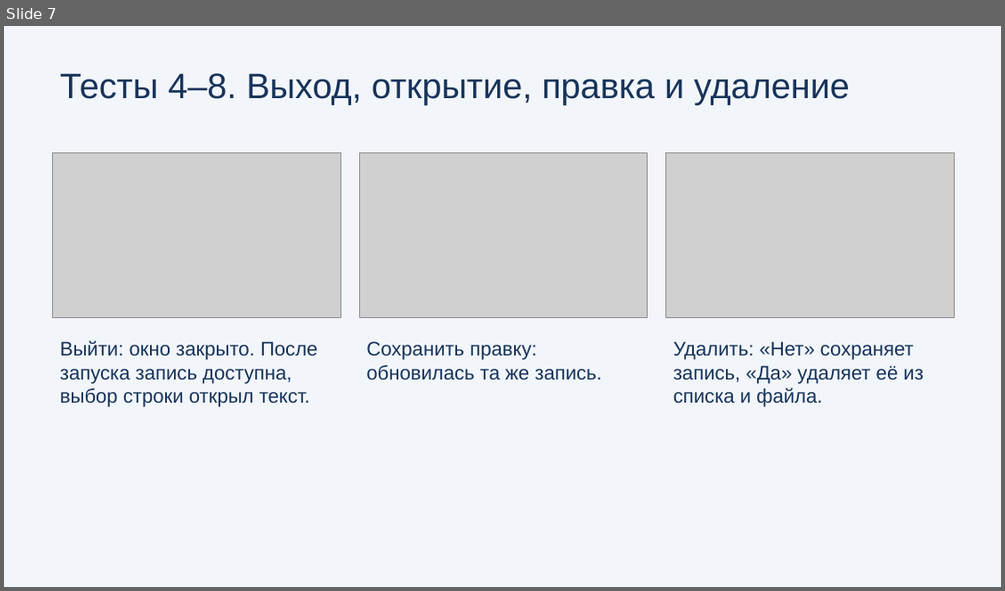
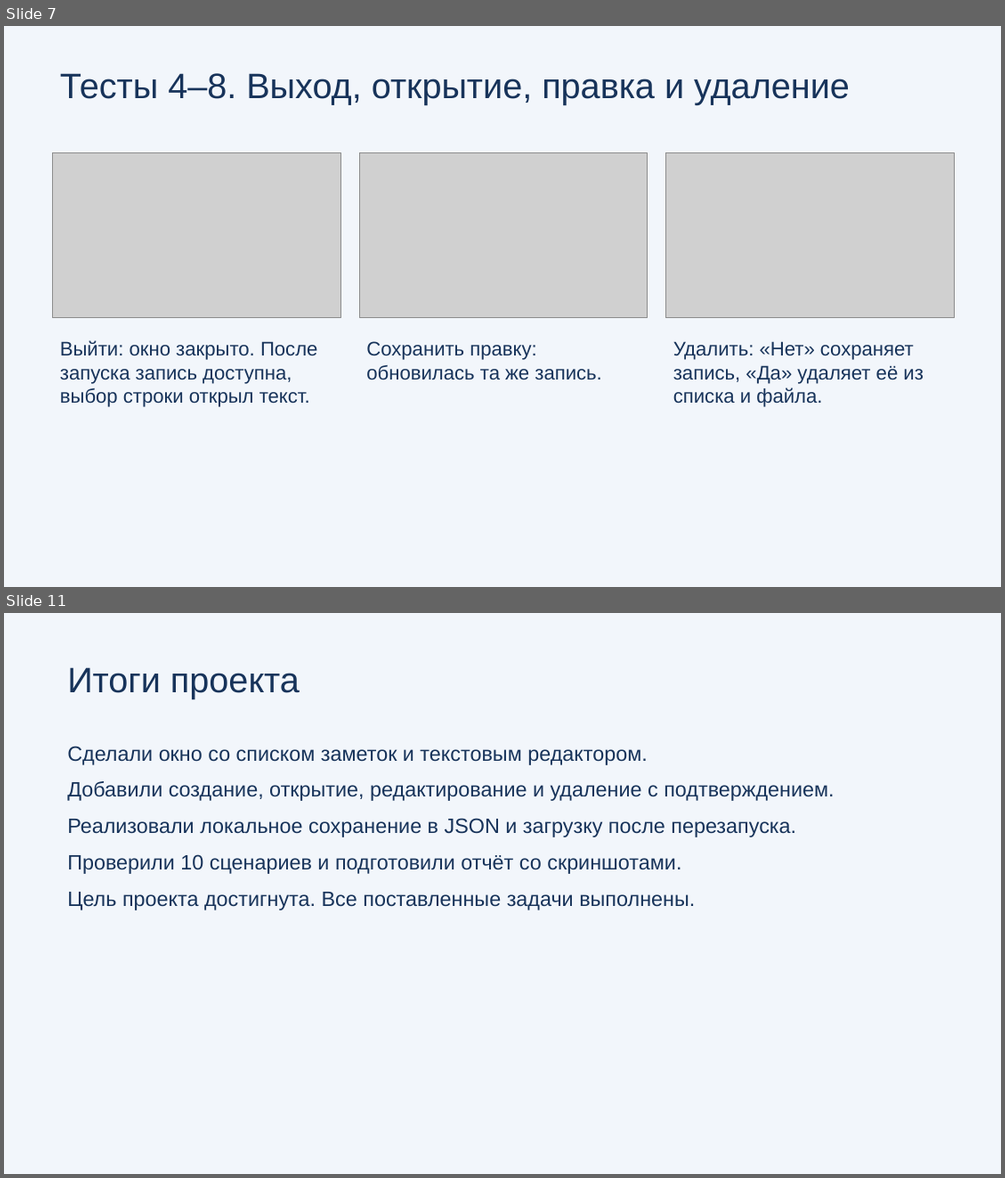
Before and after one commit to ArtikM1106/python-notes-manager, a slide deck: presentation.pptx. Shown one above the other, each under a label of ours: slide 7 before the commit, slides 7 and 11 after it; the slides between them are not shown. The pictures are 1005x591 and 1005x1178 pixels, drawn with LibreOffice and Linux fonts; fonts in the diff are those of the drawing; grey boxes stand for pictures. Boxes give left, top, right and bottom in pixels: in the first picture for what was removed or moved away, otherwise in the second. Text is boxed around its words. In the diff, an @@ line names an element or a change of style, - is before the commit and + after.

Commit message:
Обновить отчёты Word и презентацию

```diff
--- a/presentation.pptx
+++ b/presentation.pptx
@@ slide 11 added at <box>4,613,1001,1174</box>, background #F2F6FB @@
@@ text added at <box>67,667,299,699</box>, 34 pt, text #17335A @@
+Итоги проекта
@@ text added at <box>67,746,833,910</box>, 20 pt, text #17335A @@
+Сделали окно со списком заметок и текстовым редактором.
+Добавили создание, открытие, редактирование и удаление с подтверждением.
+Реализовали локальное сохранение в JSON и загрузку после перезапуска.
+Проверили 10 сценариев и подготовили отчёт со скриншотами.
+Цель проекта достигнута. Все поставленные задачи выполнены.
```
Also in this commit, not shown: 3 other slides added, 1 slide removed, 2 other files.
